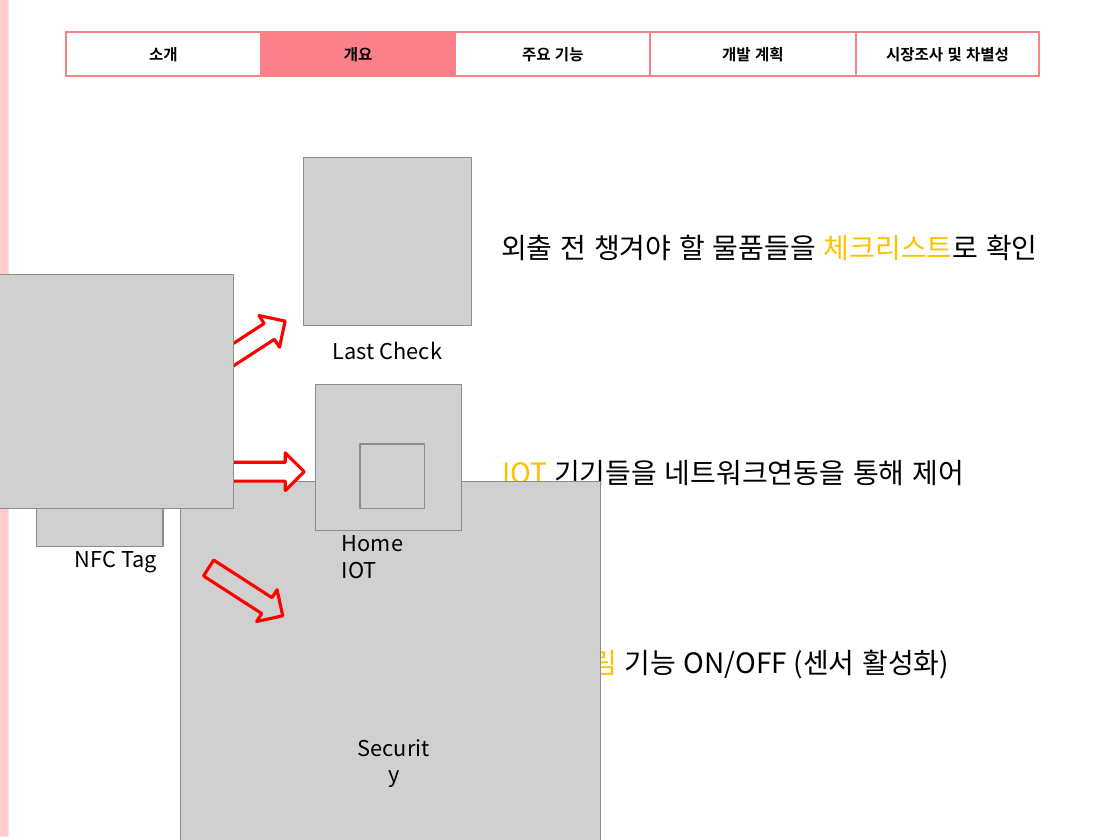
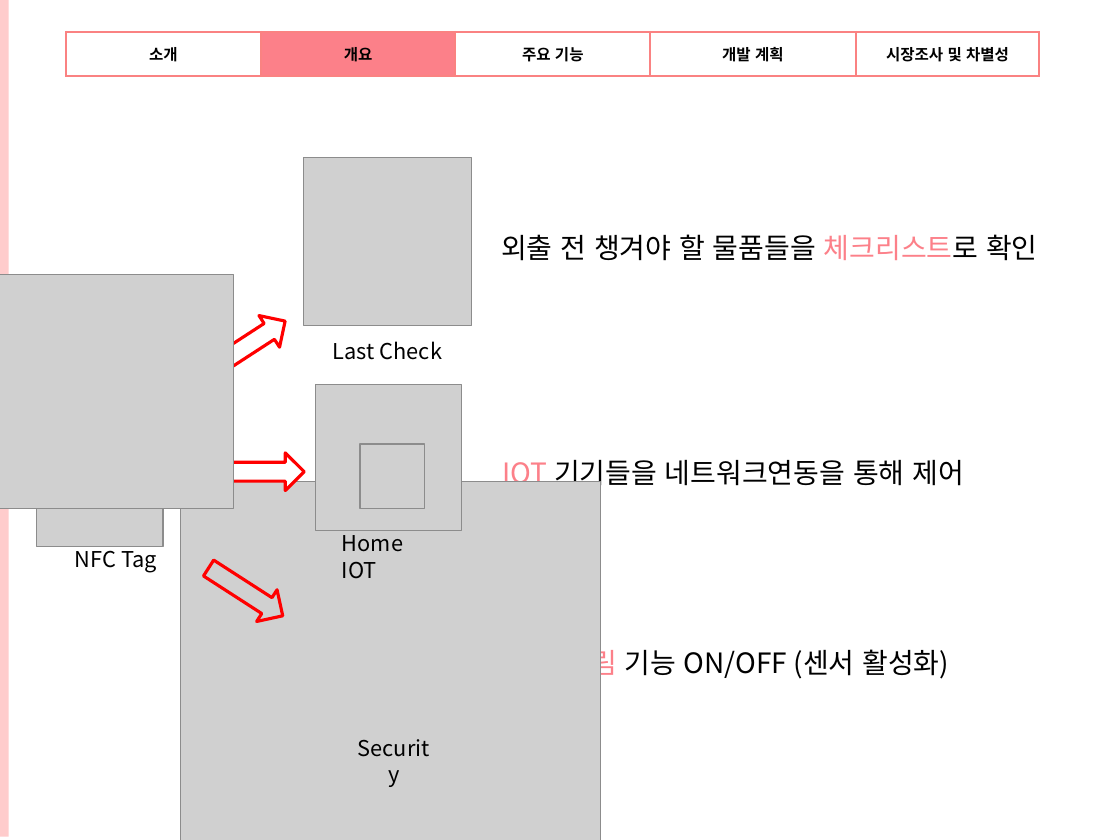
Before and after one commit to OriginalNetworkExperts/SystemConstruct, a slide deck: slide 6 of 시스템분석설계ppt.pptx. Drawn at 1120x840 pixels with LibreOffice and Linux fonts; fonts in the diff are those of the drawing; grey boxes stand for pictures; background and template pictures are left out. Boxes give left, top, right and bottom in pixels: in the first picture for what was removed or moved away, otherwise in the second. Text is boxed around its words. In the diff, an @@ line names an element or a change of style, - is before the commit and + after.

```diff
--- a/시스템분석설계ppt.pptx
+++ b/시스템분석설계ppt.pptx
@@ text "외출 전 챙겨야 할 물품들을 ..." at [501, 234, 1038, 261]: text colour #FFC000 to #FC8089 in "체크리스트로" @@
@@ text "IOT 기기들을 네트워크연동을 통해 제어" at [503, 460, 964, 491]: text colour #FFC000 to #FC8089 in "IOT" @@
@@ text "침입 알림 기능 ON/OFF (센서 ..." at [565, 646, 949, 682]: text colour #FFC000 to #FC8089 in "침입 알림" @@
```
Also in this commit, not shown: 7 other slides changed.
